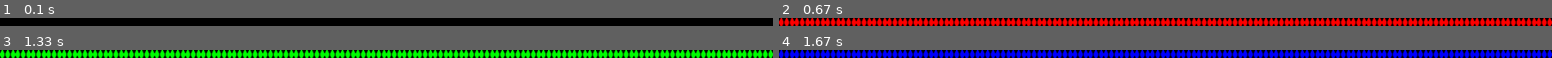
Above: before the commit, frames 1-4 (two rows, left to right).
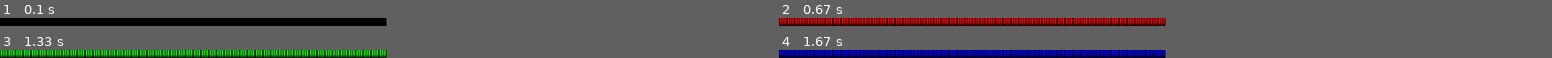
Above: after the commit, the same moments.

Repository: daniel347/MusicalLights
Game: pygame game, started from source/test_light_strip_sim.py
Same seed, same stepped clock (60 frames per second), same inputs: the game is played once before the commit and once after it.
Inputs:
- Up to frame 1 (0.1 s): no input
- Up to frame 2 (0.67 s): no input
- Up to frame 3 (1.33 s): no input
- Up to frame 4 (1.67 s): no input
The window is 900x8 before the commit and 450x8 after it. Grey fills any space a smaller window leaves; there, only what the larger window draws over its background counts as a difference.

The runs differ from the first frame. In frame 1, only the window size differs. In frame 2, 66% of the frame differs, in the area x 0-100%, y 0-100%; in frame 3, 66%; in frame 4, 66%.

Commit message:
Updated with shutdown button but having spotify analysis issues on raspberry pi

Diff:
--- a/source/light_controller.py
+++ b/source/light_controller.py
@@ -54,7 +54,6 @@
 class PwmLedController:
 
     def __init__(self, red_pin=13, green_pin=19, blue_pin=26, pwm_freq=200):
-        GPIO.setmode(GPIO.BCM)
         GPIO.setup(red_pin, GPIO.OUT)
         GPIO.setup(green_pin, GPIO.OUT)
         GPIO.setup(blue_pin, GPIO.OUT)
--- a/source/light_strip_sim.py
+++ b/source/light_strip_sim.py
@@ -11,7 +11,7 @@
         pygame.init()
 
         # set up screen
-        self.size = (1000, int(1000/N_LEDS))
+        self.size = (500, int(500/N_LEDS))
         self.screen = pygame.display.set_mode(self.size)
         self.screen.fill((0, 0, 0))
 
@@ -38,6 +38,6 @@
             self.draw_leds(led_array)
 
 
-    def close_sim(self):
+    def shutdown(self):
         pygame.display.quit()
         pygame.quit()
--- a/source/main.py
+++ b/source/main.py
@@ -2,20 +2,31 @@
 from spotipy.oauth2 import SpotifyOAuth
 from spotipy import SpotifyClientCredentials
 import time
+import RPi.GPIO as GPIO
+import os
 
 from colour_modes import Colours
 from light_strip_sim import LightStripSim
 from light_controller import PwmLedController, LightController
 from mood_based_colours import MoodBasedColours, Key
+from export_credentials import export_credentials
+
+export_credentials()  # Exports spotify id, secret and redirect url to environment variables
 
 features_thresholds = {"danceability": 0.6,
                        "energy": 0.5,
                        "valence": 0.6}
 
 LOOP_DELAY = 5 # s
-USE_SIM = False
-PWM_LED = True
+USE_SIM = True
+PWM_LED = False
 NUM_LEDS = 1
+
+SHUTDOWN_ON_STOP = False
+STOP_PIN = 16
+GPIO.setmode(GPIO.BCM)
+GPIO.setup(STOP_PIN, GPIO.IN, pull_up_down=GPIO.PUD_DOWN)
+print(GPIO.input(STOP_PIN))
 
 if USE_SIM:
     controller = LightStripSim(NUM_LEDS)
@@ -30,7 +41,7 @@
 client_credentials = SpotifyClientCredentials()
 sp = spotipy.Spotify(auth_manager=SpotifyOAuth(scope=scope))
 
-while True:
+while GPIO.input(STOP_PIN) == 0:
     last_run = time.time()
     current_track = sp.current_user_playing_track()
 
@@ -56,3 +67,7 @@
     time_from_last_run = time.time() - last_run
     if time_from_last_run < LOOP_DELAY:
         time.sleep(LOOP_DELAY - time_from_last_run)
+
+controller.shutdown()
+if SHUTDOWN_ON_STOP:
+    os.system("sudo shutdown -h now")
--- a/source/test_light_strip_sim.py
+++ b/source/test_light_strip_sim.py
@@ -14,3 +14,4 @@
 led_out.change_times = np.array([0, 0.5, 1, 1.5, 2])
 
 sim.play_led_output(led_out, track_pos=0)
+sim.shutdown()
Not shown, added: .gitignore
Not shown, added: source/.cache
Not shown, removed: source/.gitignore
